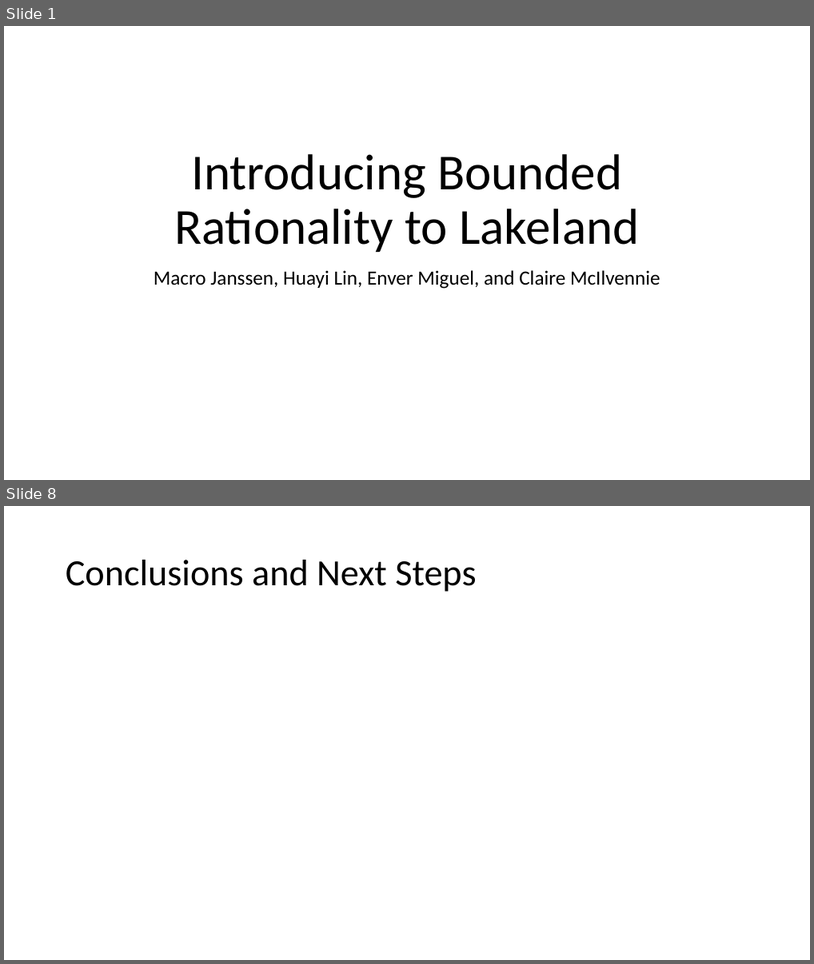
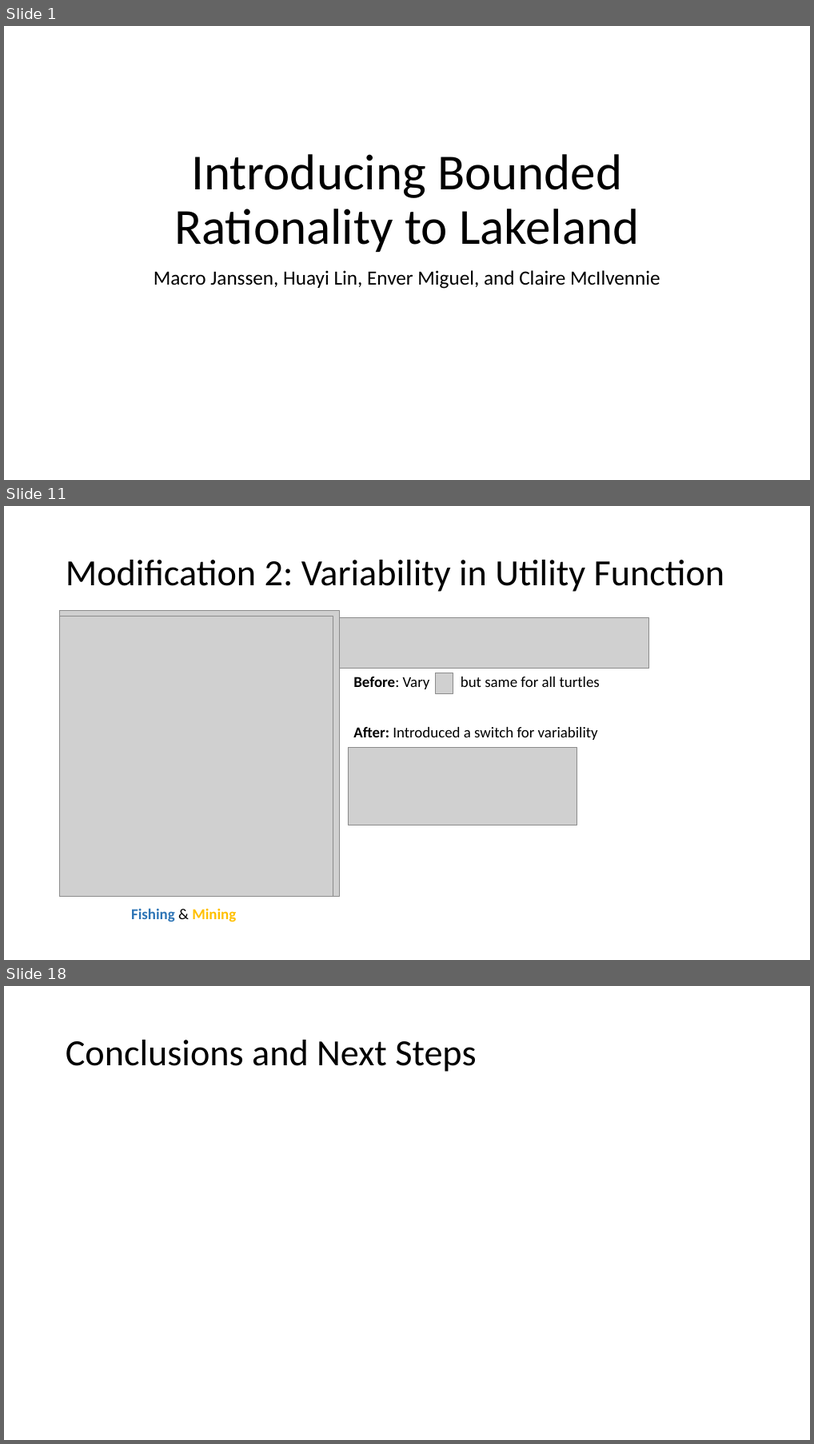
Before and after one commit to ruiqing369/Lakeland, a slide deck: Lakeland Presentation.pptx. Shown one above the other, each under a label of ours: slides 1 and 8 before the commit, slides 1, 11 and 18 after it; the slides between them are not shown. The pictures are 814x964 and 814x1444 pixels, drawn with LibreOffice and Linux fonts; fonts in the diff are those of the drawing; grey boxes stand for pictures. Boxes give left, top, right and bottom in pixels: in the first picture for what was removed or moved away, otherwise in the second. Text is boxed around its words. In the diff, an @@ line names an element or a change of style, - is before the commit and + after.

```diff
--- a/Lakeland Presentation.pptx
+++ b/Lakeland Presentation.pptx
@@ slide 11 added at [4,506,810,960], background #FFFFFF @@
@@ title added at [66,560,726,592], 44 pt, text #000000 @@
+Modification 2: Variability in Utility Function
@@ picture added at [60,611,340,896] @@
@@ picture added at [60,616,333,896] @@
@@ picture added at [339,618,650,668] @@
@@ picture added at [435,673,454,693] @@
@@ text added at [354,676,600,689], 18 pt, text #000000 @@
+Before: Vary but same for all turtles
@@ text added at [354,727,598,740], 18 pt, text #000000 @@
+After: Introduced a switch for variability
@@ picture added at [348,748,578,825] @@
@@ text added at [131,908,236,922], 18 pt, text #2E75B6, bold @@
+Fishing & Mining
@@ what was slide 8 is now slide 18 @@
```
Also in this commit, not shown: 4 slides changed, 11 other slides added, 2 slides removed, 1 other file.
